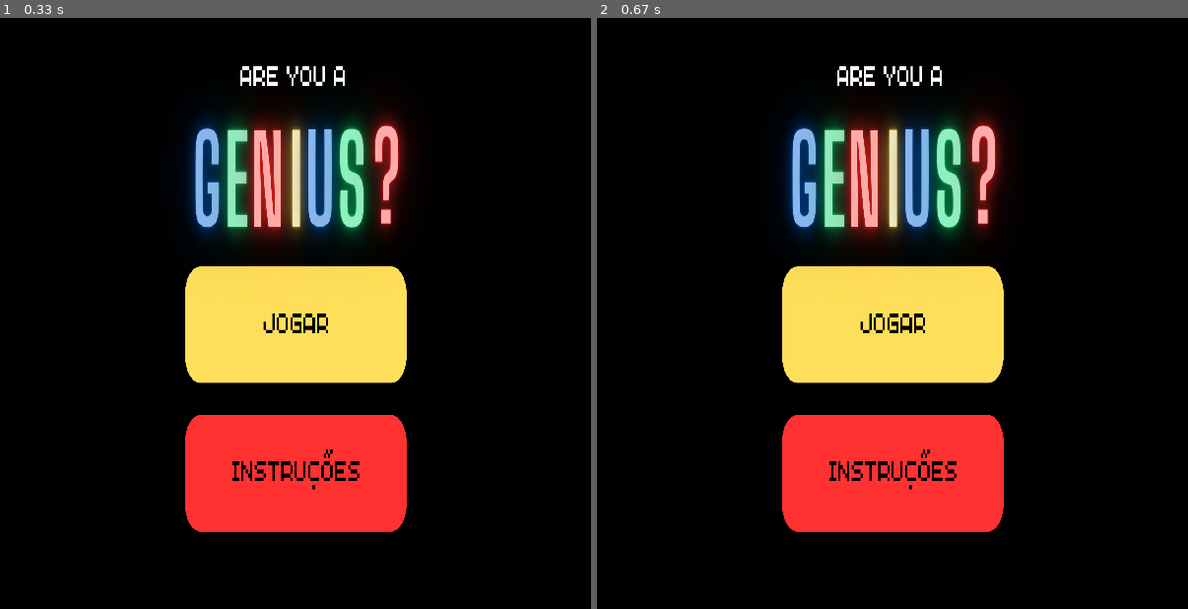
Above: before the commit, frames 1-2 (left to right).
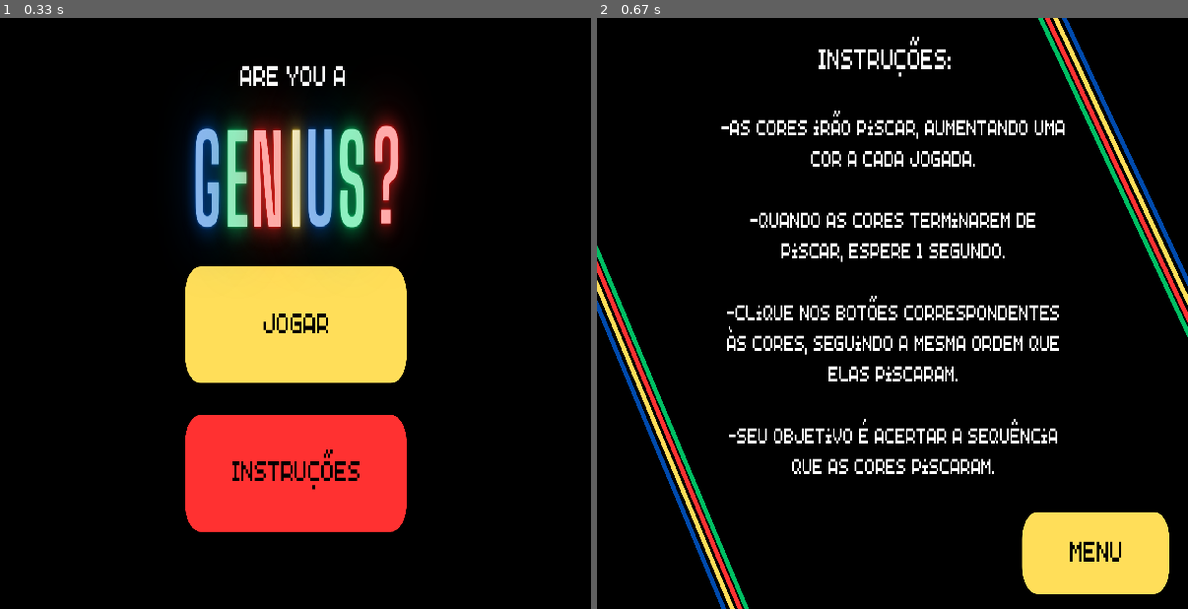
Above: after the commit, the same moments.

Repository: lrblinder/PYGAME
Game: pygame game, started from jogo_oficial.py
Same seed, same stepped clock (60 frames per second), same inputs: the game is played once before the commit and once after it.
Inputs (mouse positions are in pixels of both pictures, inside the frame that each line leads up to):
- Up to frame 1 (0.33 s): no input
- Up to frame 2 (0.67 s): press the mouse at (892, 473) at 0.37 s; move the mouse to (898, 478) at 0.47 s; release the mouse at (910, 490) at 0.6 s

Frame 1 is identical in both runs. In frame 2, 31% of the frame differs, in the area x 0-100%, y 0-100%.

Commit message:
commit novo

Diff:
--- a/jogo_oficial.py
+++ b/jogo_oficial.py
@@ -110,3 +110,20 @@
         if mouse_menu[0] > 190 and mouse_menu[0] < 410 and mouse_menu[1] < 522 and mouse_menu[1] > 404:
             if click_menu[0] == True:
                 game_state = "instruções" #se o jogador clicar no botão "instruções" atualiza o status do jogo para "innstruções"
+
+    # VERIFICA CONDIÇÃO E ABRE A TELA INSTRUÇÕES:
+    elif game_state == "instruções":
+        instrucoes()
+        mouse = pygame.mouse.get_pos() #inicializa o mouse
+        click = pygame.mouse.get_pressed() #inicializa o click
+
+        if mouse[0] > 433 and mouse[0] < 575 and mouse[1] < 580 and mouse[1] > 503:
+            if click[0] == True:
+                game_state = "menu" #se o jogador clicar no botão "menu" atualiza o status do jogo para "menu"
+
+    #VERIFICA CONDIÇÃO E ABRE A TELA DO JOGO:
+    elif game_state == "jogando":
+        time.sleep(2)
+        if cores_escolhidas == len(lista_cores_aleatorias): #verifica se está na hora de sortear uma cor nova
+            numero = random.randint(0, 3) #sorteia uma cor aleatória
+            lista_cores_aleatorias.append(numero) #adiciona o número correspondente à cor aleatória na lista
